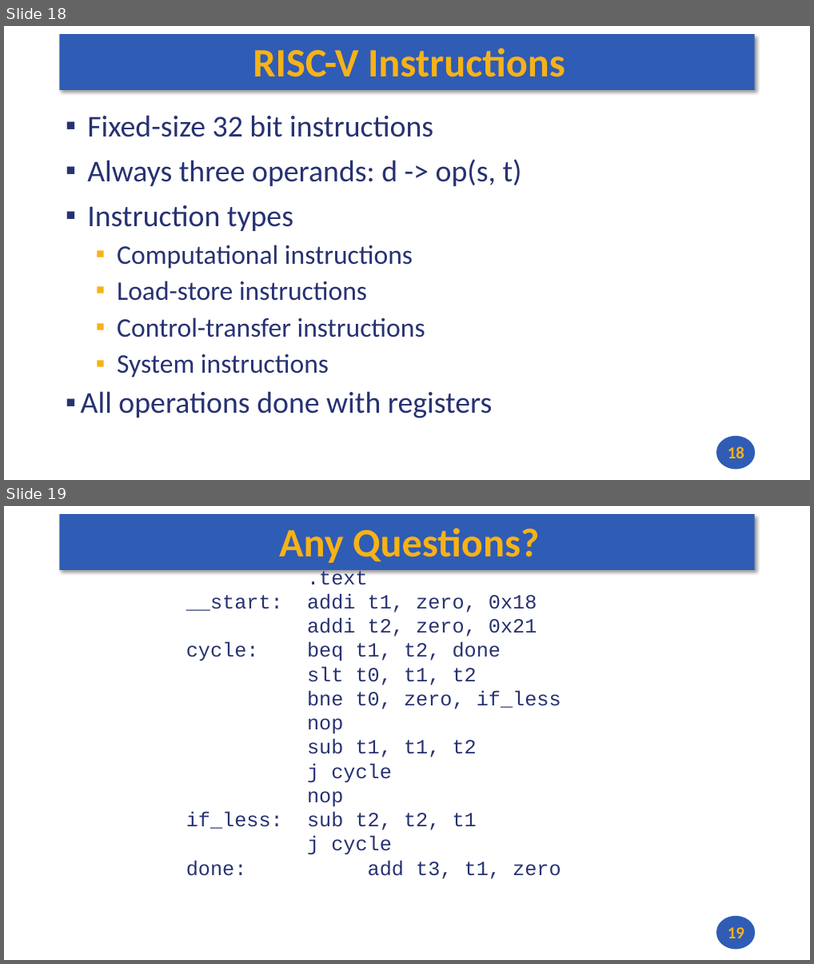
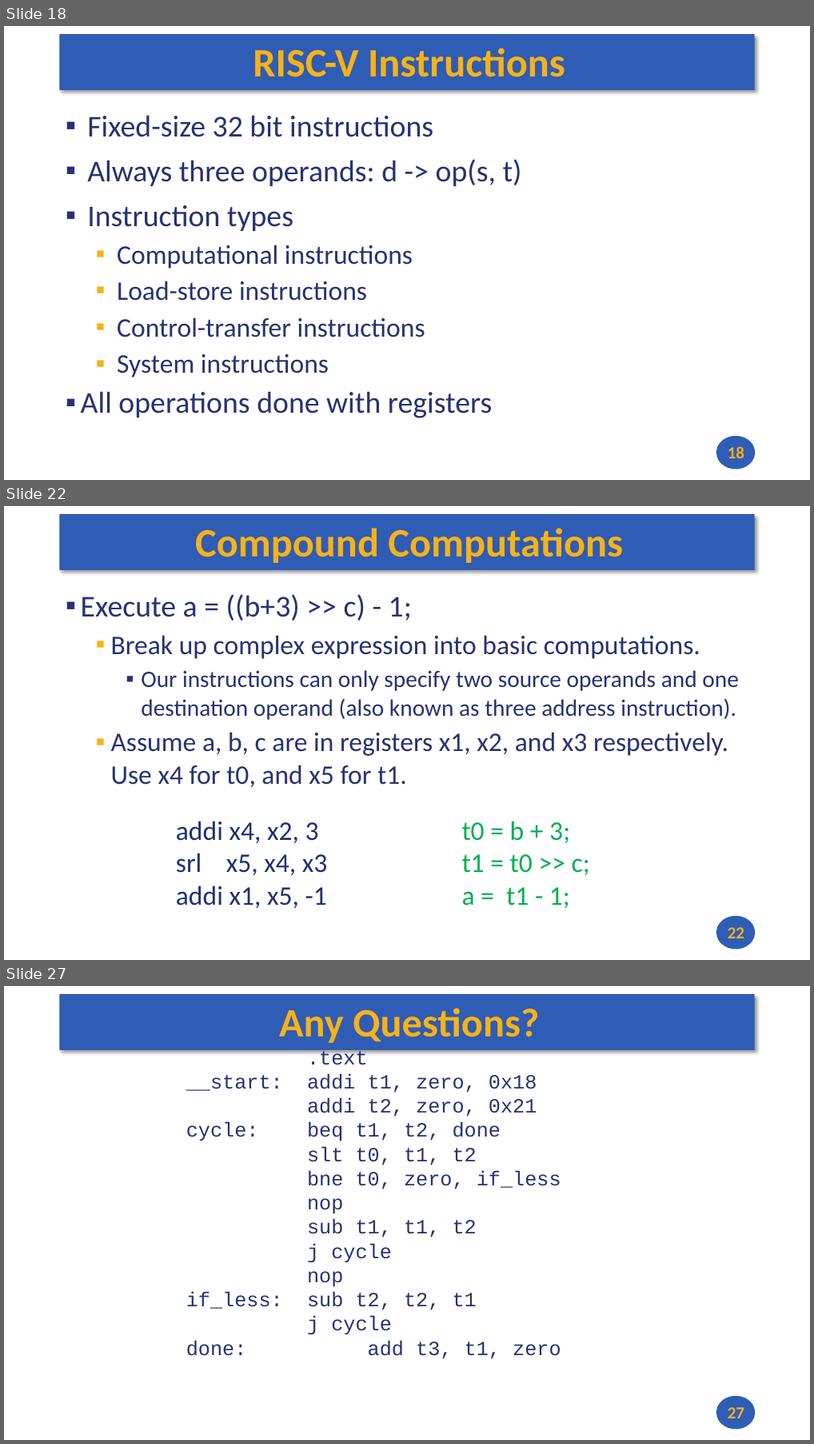
Before and after one commit to andrewt0301/hse-acos-course, a slide deck: docs/part1ca/03_CPU/CA_Lecture_03.pptx. Shown one above the other, each under a label of ours: slides 18 and 19 before the commit, slides 18, 22 and 27 after it; the slides between them are not shown. The pictures are 814x964 and 814x1444 pixels, drawn with LibreOffice and Linux fonts; fonts in the diff are those of the drawing. Boxes give left, top, right and bottom in pixels: in the first picture for what was removed or moved away, otherwise in the second. Text is boxed around its words. In the diff, an @@ line names an element or a change of style, - is before the commit and + after.

```diff
--- a/docs/part1ca/03_CPU/CA_Lecture_03.pptx
+++ b/docs/part1ca/03_CPU/CA_Lecture_03.pptx
@@ slide 22 added at (x1=4, y1=506, x2=810, y2=960), background #FFFFFF; not listed: 2 template elements that a slide beside it also shows @@
@@ title added at (x1=195, y1=528, x2=623, y2=563), 48 pt, text #F7B217, bold @@
+Compound Computations
@@ text added at (x1=81, y1=594, x2=738, y2=787), 32 pt, text #273272 @@
+▪ Execute a = ((b+3) >> c) - 1;
+  ▪ Break up complex expression into basic computations.
+    ▪ Our instructions can only specify two source operands and one destination operand (also known as three address instruction).
+  ▪ Assume a, b, c are in registers x1, x2, and x3 respectively. Use x4 for t0, and x5 for t1.
@@ text added at (x1=176, y1=820, x2=328, y2=908), 32 pt, text #1E3272 @@
+addi x4, x2, 3
+srl x5, x4, x3
+addi x1, x5, -1
@@ text added at (x1=462, y1=820, x2=590, y2=908), 32 pt, text #00B050 @@
+t0 = b + 3;
+t1 = t0 >> c;
+a = t1 - 1;
@@ page number added at (x1=728, y1=927, x2=745, y2=938), 20 pt, text #F7B217, bold @@
+22
@@ what was slide 19 is now slide 27 @@
@@ page number at (x1=728, y1=1407, x2=745, y2=1418): text changed @@
-19
+27
```
Also in this commit, not shown: 7 other slides added, 1 other file.
